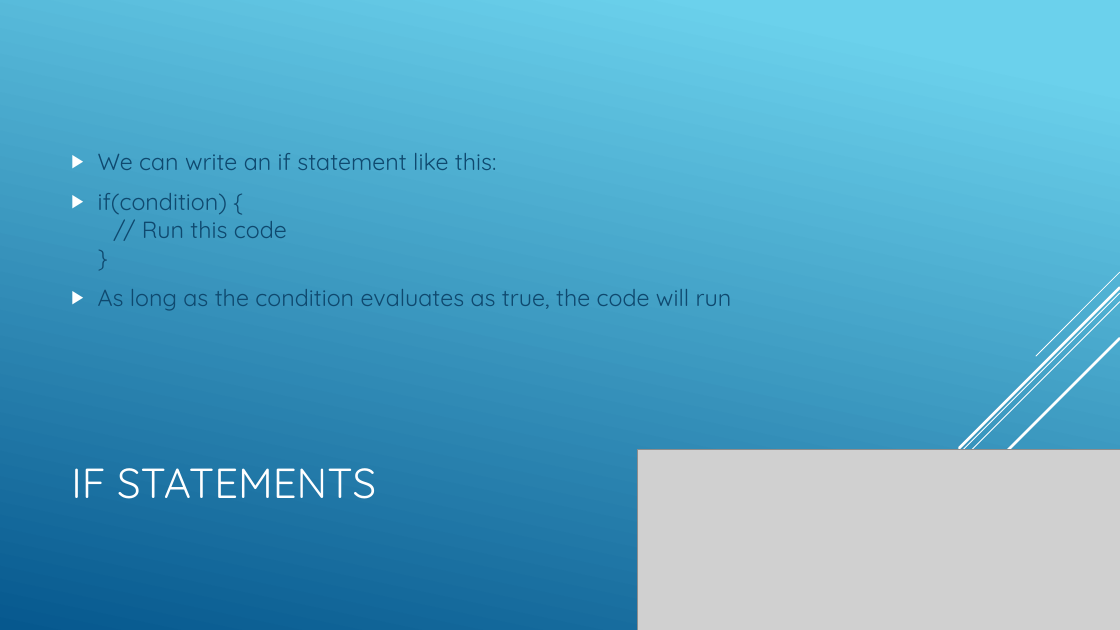
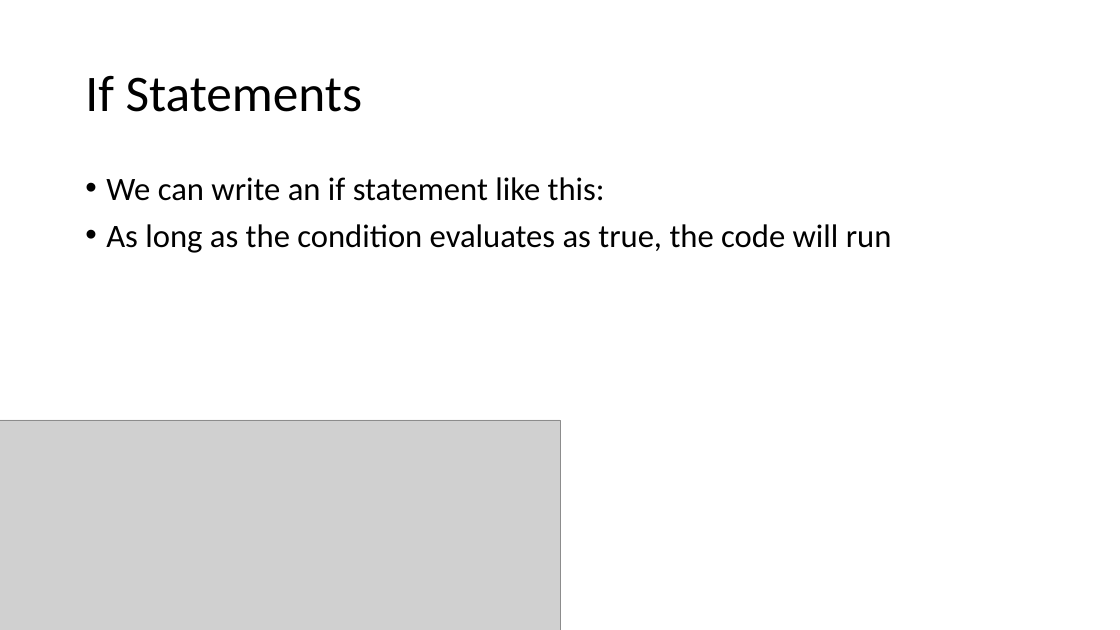
Before and after one commit to YWCANWIL-TechLab/module6-exercises-day1-YaminahAlanis, a slide deck: slide 9 of slides/Module 6 - Logic, Conditions, and Loops.pptx. Drawn at 1120x630 pixels with LibreOffice and Linux fonts; fonts in the diff are those of the drawing; grey boxes stand for pictures. Boxes give left, top, right and bottom in pixels: in the first picture for what was removed or moved away, otherwise in the second. Text is boxed around its words. In the diff, an @@ line names an element or a change of style, - is before the commit and + after.

```diff
--- a/slides/Module 6 - Logic, Conditions, and Loops.pptx
+++ b/slides/Module 6 - Logic, Conditions, and Loops.pptx
@@ background gradient #6ED2EB to #06588E to #FFFFFF @@
@@ title at (85,75,363,112): text changed; size 36 to 44 pt; font Quicksand to Calibri; text colour #FFFFFF to #000000 @@
-IF STATEMENTS
+If Statements
@@ text "We can write an if ...": place and size @@
-text "We can write an if ..." at (98,153,732,311)
+text "We can write an if ..." at (106,177,892,253)
@@ text "We can write an if ..." at (106,177,892,253): size 20 to 28 pt, font Quicksand to Calibri, text colour #0F496F to #000000; bullet ▶ to •; line spacing 1 to 0.9; vertical alignment middle to top @@
@@ text at (98,193,287,238): paragraph removed @@
-▶ if(condition) {
-  // Run this code
-  }
@@ group removed at (846,272,1120,567): 5 lines @@
@@ picture: place and size @@
-picture at (638,450,1120,630)
+picture at (0,420,560,630)
```
Also in this commit, not shown: 37 other slides changed, 6 other files.
